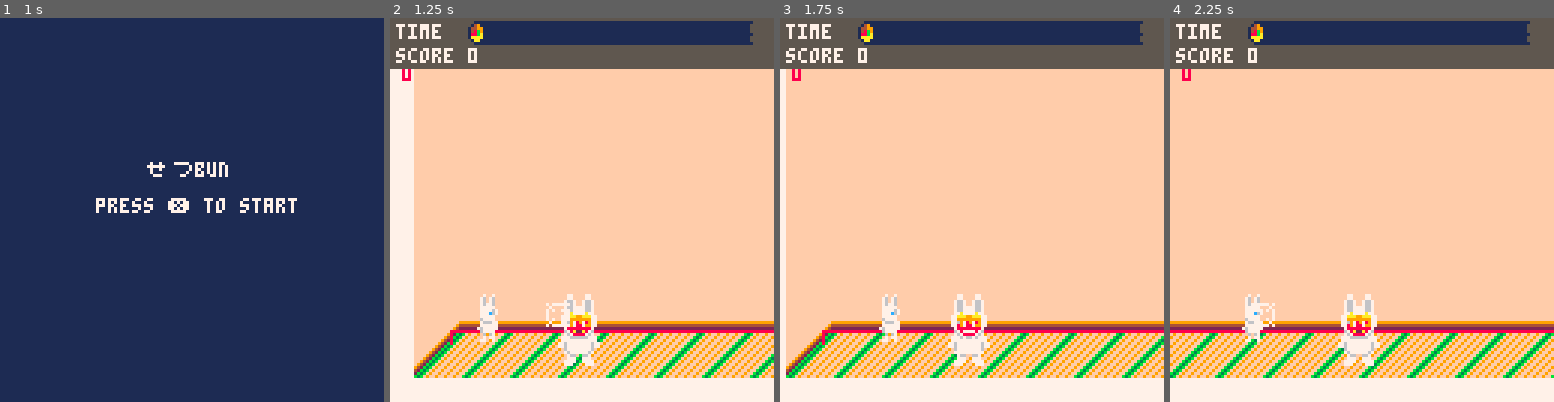
Above: before the commit, frames 1-4 (left to right).
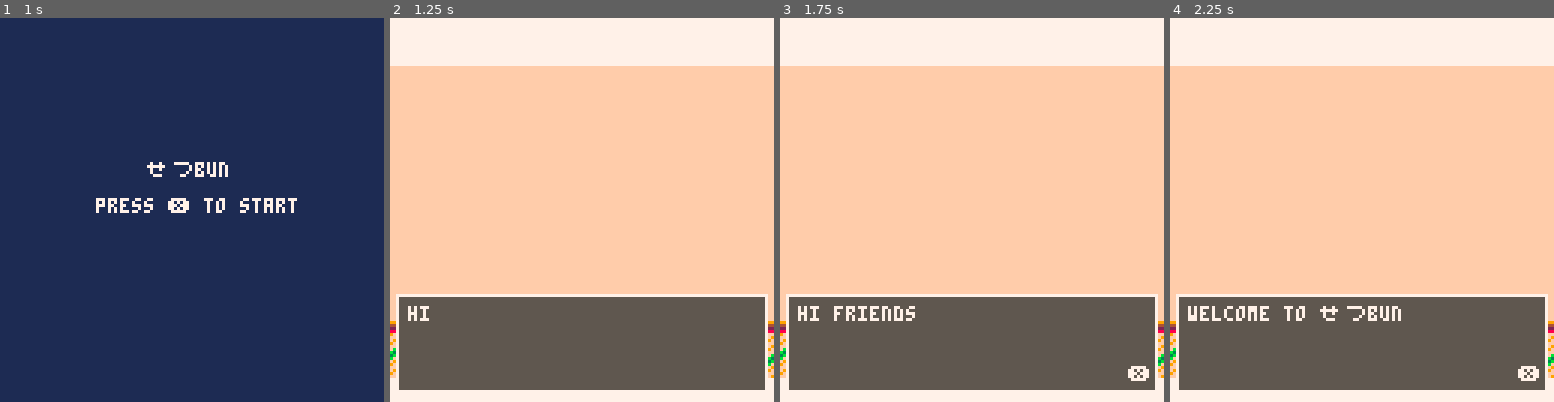
Above: after the commit, the same moments.

Repository: josiahp/setsubun
Game: PICO-8 cartridge setsubun.p8
The game is run twice, just before and just after one commit, with the same random seed, the same clock (stepped at 60 frames per second) and the same inputs.
Inputs:
- Up to frame 1 (1 s): tap X (X key) at 0.33 s; tap O (Z key) at 0.7 s
- Up to frame 2 (1.25 s): tap X (X key) at 1.07 s
- Up to frame 3 (1.75 s): hold Right from 1.6 s (still down); tap O (Z key) at 1.7 s
- Up to frame 4 (2.25 s): tap X (X key) at 1.85 s; release Right at 2.1 s; tap O (Z key) at 2.1 s; hold Up from 2.15 s (still down)

Frame 1 is identical in both runs. In frame 2, 41% of the frame differs, in the area x 0-100%, y 0-97%; in frame 3, 38%; in frame 4, 37%.

Commit message:
feat: basic dialogue

Diff:
--- a/setsubun.p8
+++ b/setsubun.p8
@@ -20,6 +20,7 @@
 		flow.forever(
 			flow
 			.scene(title_scn)
+			.andthen(flow.scene(dialogue_scn))
 			.andthen(flow.scene(game_scn))
 			.flatmap(function(score)
 				return flow.scene(results_scn, score)
@@ -221,6 +222,42 @@
 	return scn
 end
 
+
+function dialogue_scn(nxt)
+	local scn={
+		t=0,
+		particles={},
+	}
+
+	local dialogue_flow = flow.scene(dialogue_box, "hi friends")
+		.andthen(flow.scene(dialogue_box, "welcome to せつbun"))
+	local dialogue=nil
+	dialogue_flow.go(
+		-- next dialogue box
+		function(nxt)
+			dialogue = nxt
+		end,
+		-- end scene
+		nxt
+	)
+
+	cam_init()
+	map_init()
+
+	function scn.update(s, dt)
+		dialogue:update(dt)
+	end
+
+	function scn.draw(s)
+		cls()
+		cam_draw()
+		map_draw()
+		dialogue:draw()
+	end
+
+	return scn
+end
+
 -->8
 --dad
 
@@ -663,6 +700,54 @@
 
 function boxfill(x,y,w,h,col)
 	rectfill(x,y,x+w,y+h,col)
+end
+
+-- dialogue
+textspeed=20 --characters per second
+
+function dialogue_box(nxt, text)
+	local dialogue = {
+		t=0,
+		duration=#text/textspeed,
+		text="",
+		is_done=false,
+	}
+
+	function dialogue.update(d,dt)
+		d.t+=dt
+		local num_chars=flr(#text*d.t/d.duration)
+		d.text=sub(text,1,num_chars)
+		-- skip to end of text
+		if btnp(🅾️) or btnp(❎) then
+			d.t=d.duration
+		end
+		-- go to next if text is done scrolling
+		if d.is_done and btnp(❎) then
+			nxt(nil)
+		end
+		if d.t>=d.duration then d.is_done=true end
+	end
+
+	function dialogue.draw(d)
+		camera()
+		local x,y=2,92
+		local w,h=123,32
+		-- background for us to draw on top of
+		boxfill(x,y,w,h, palette.bg)
+		box(x,y,w,h, palette.border)
+		-- draw the text
+		x+=4
+		y+=4
+		print(d.text,x,y)
+		-- draw button hint
+		if d.is_done then
+			x=128-12
+			y=128-12
+			print("❎",x,y)
+		end
+	end
+
+	return dialogue
 end
 __gfx__
 0000000000007700007700000000000070777707777777770000000000000000ffffff94b3bf9ff9ff9ff9ffffffffffffffffffffffffff0000000000000000
